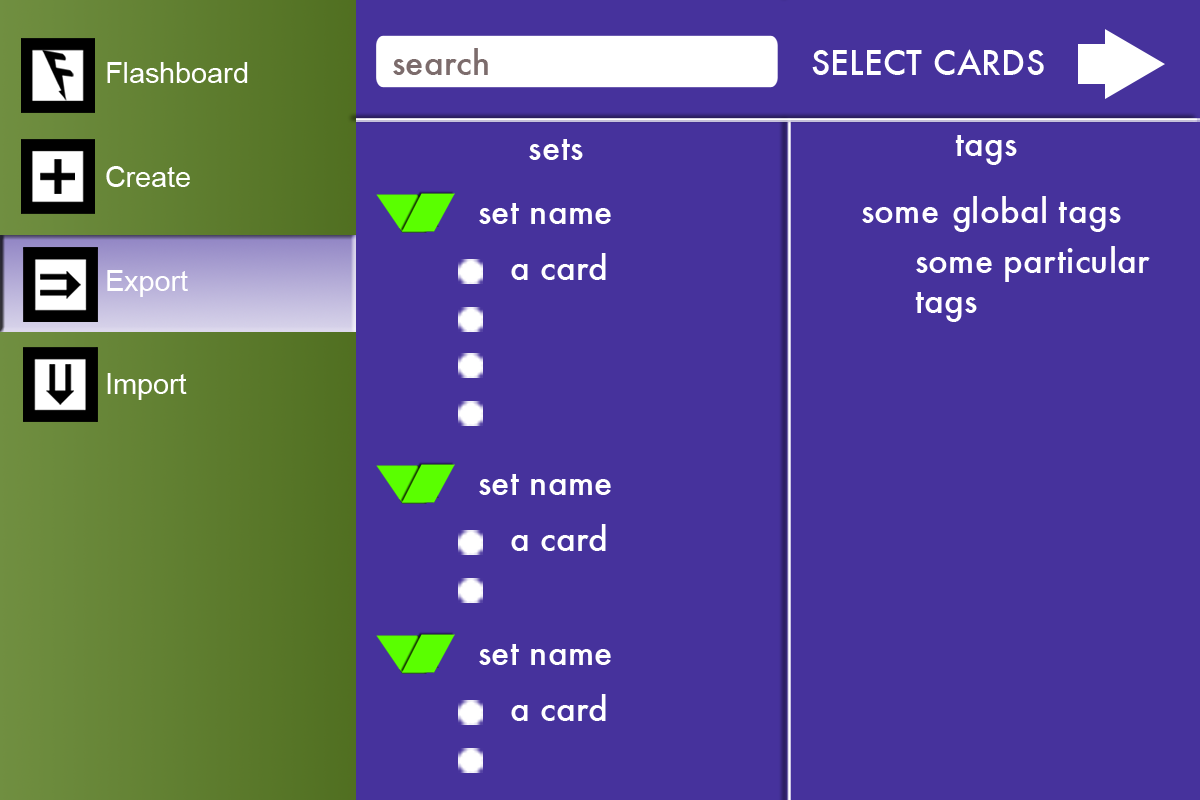
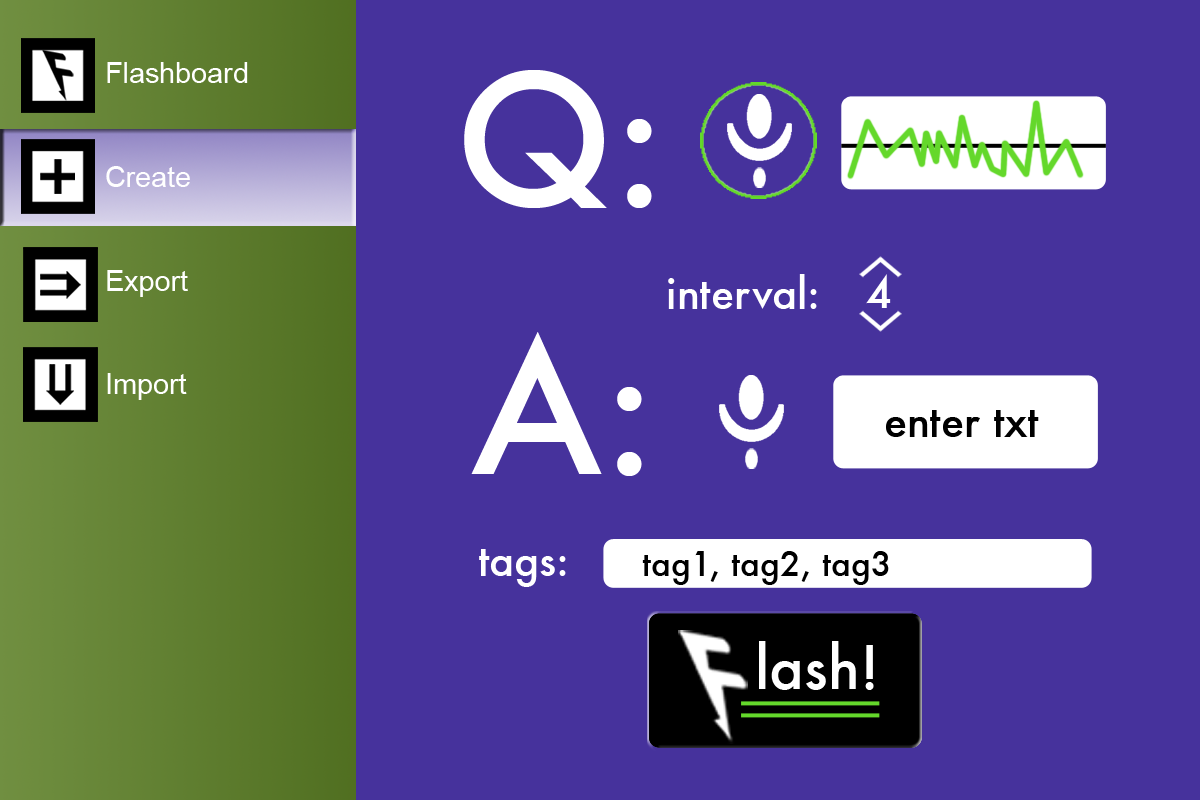
Before/after of a 1200×800 layered artwork. What changed in the layer stack:
showed group "Create2" (26 layers) over [0, 70, 1106, 748]
hid group "Export" (27 layers) over [0, 29, 1200, 800]
